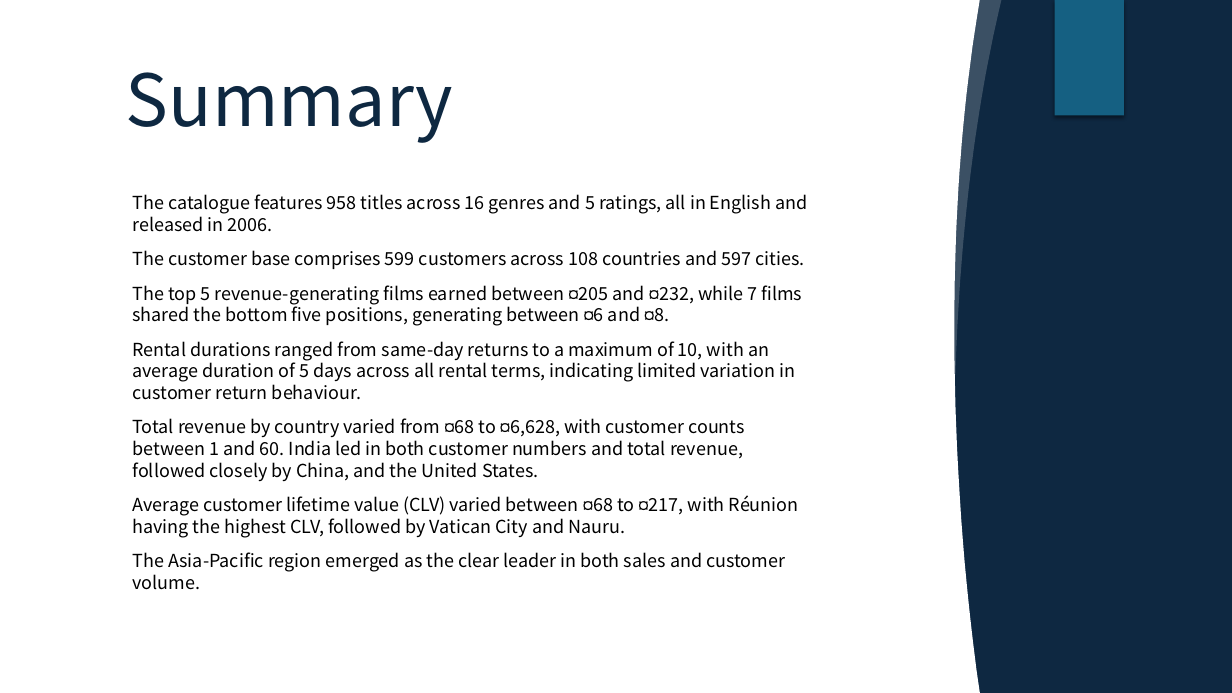
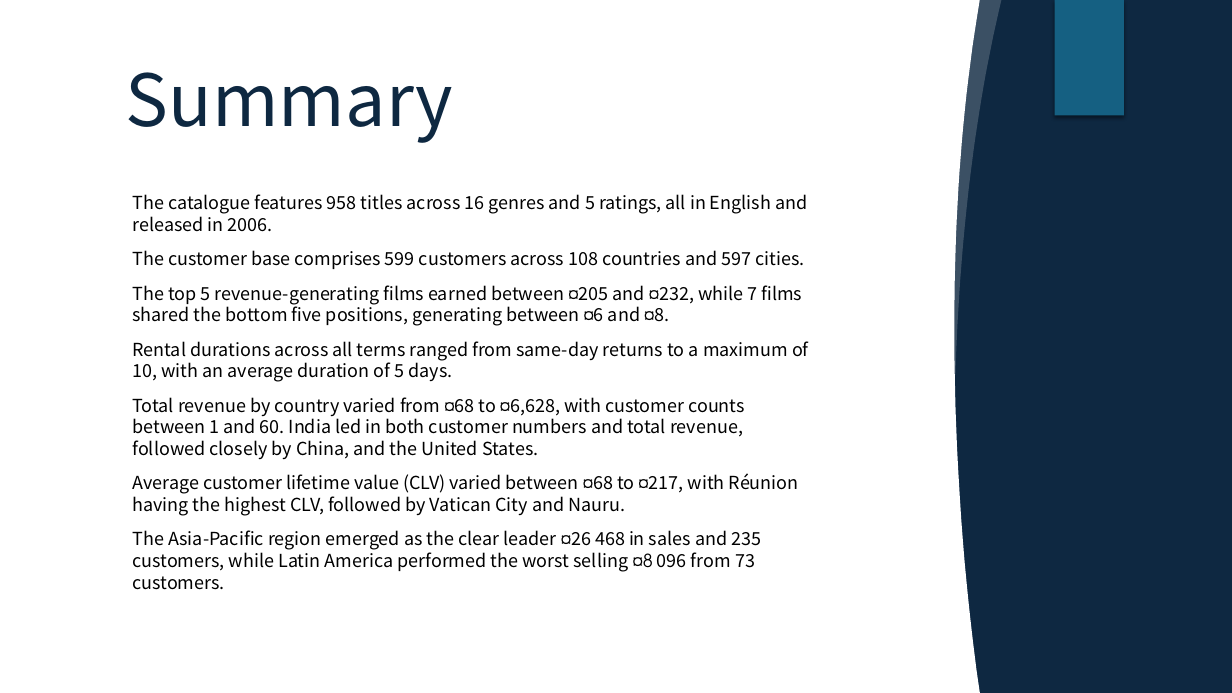
Before and after one commit to davidgriesel/03_streaming_service_database_queries, a slide deck: slide 11 of deliverables/presentation.pptx. Drawn at 1232x693 pixels with LibreOffice and Linux fonts; fonts in the diff are those of the drawing; grey boxes stand for pictures; background and template pictures are left out. Boxes give left, top, right and bottom in pixels: in the first picture for what was removed or moved away, otherwise in the second. Text is boxed around its words. In the diff, an @@ line names an element or a change of style, - is before the commit and + after.

```diff
--- a/deliverables/presentation.pptx
+++ b/deliverables/presentation.pptx
@@ text at (x1=132, y1=341, x2=809, y2=382): text changed @@
-Rental durations ranged from same-day returns to a maximum of 10, with an average duration of 5 days across all rental terms, indicating limited variation in customer return behaviour.
+Rental durations across all terms ranged from same-day returns to a maximum of 10, with an average duration of 5 days.
@@ text at (x1=132, y1=530, x2=761, y2=590): text changed @@
-The Asia-Pacific region emerged as the clear leader in both sales and customer volume.
+The Asia-Pacific region emerged as the clear leader ¤26 468 in sales and 235 customers, while Latin America performed the worst selling ¤8 096 from 73 customers.
```
Also in this commit, not shown: 5 other slides changed, 1 other file.
